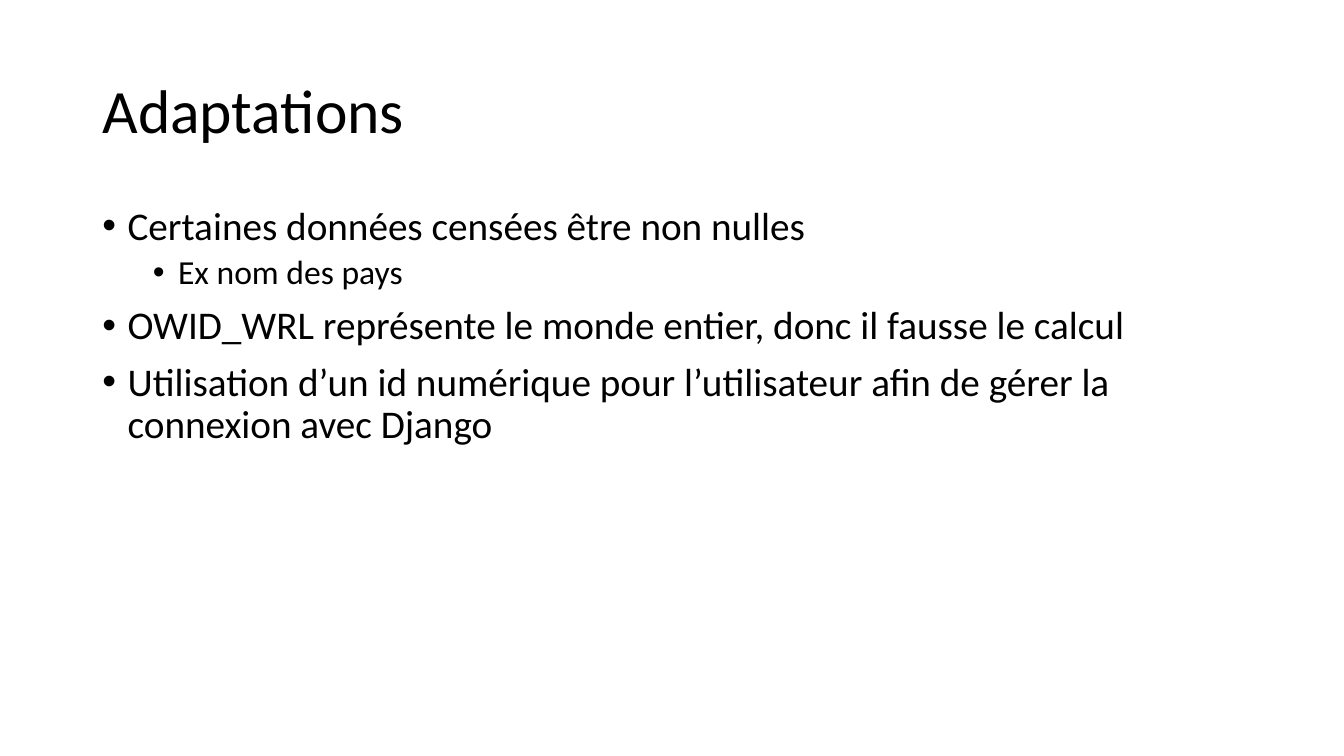
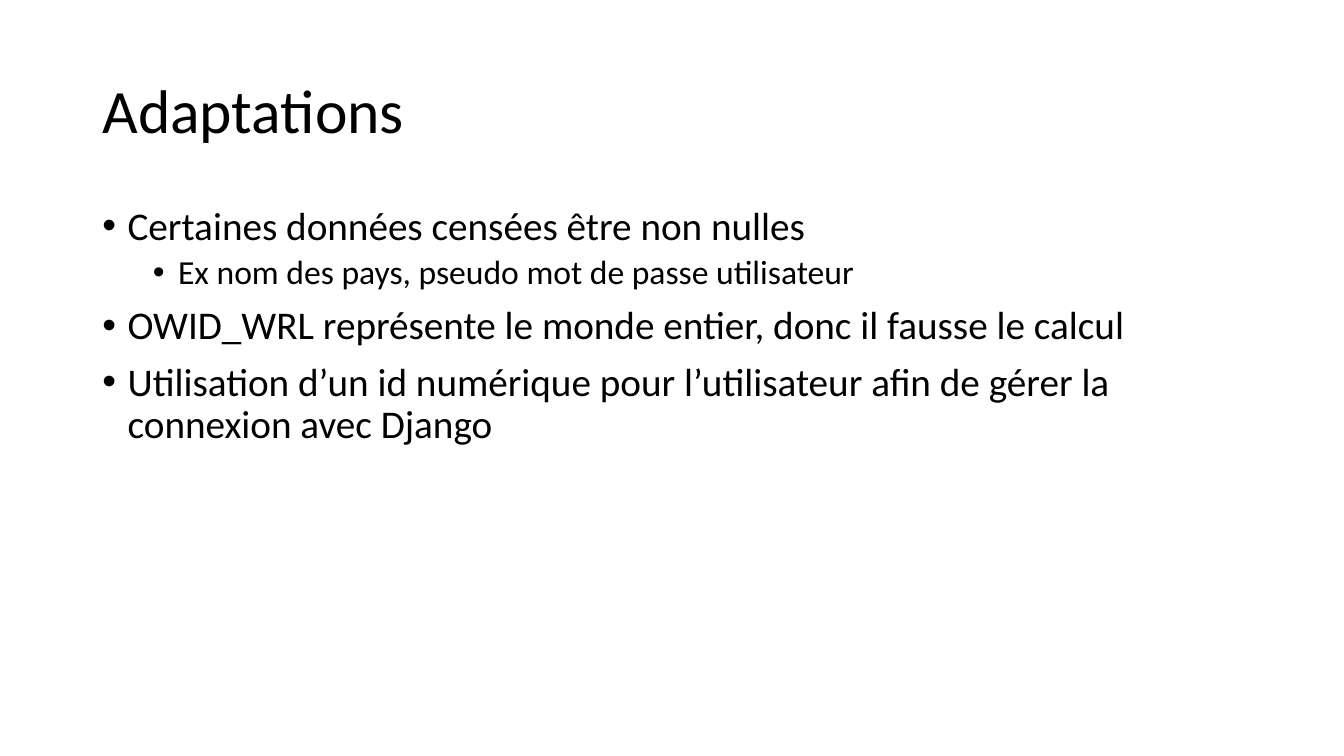
Before and after one commit to LoicULB/BDD_vaccination, a slide deck: slide 17 of Presentation.pptx. Drawn at 1344x756 pixels with LibreOffice and Linux fonts; fonts in the diff are those of the drawing. Boxes give left, top, right and bottom in pixels: in the first picture for what was removed or moved away, otherwise in the second. Text is boxed around its words. In the diff, an @@ line names an element or a change of style, - is before the commit and + after.

```diff
--- a/Presentation.pptx
+++ b/Presentation.pptx
@@ text at bbox=[178, 260, 854, 290]: text changed @@
-  • Ex nom des pays
+  • Ex nom des pays, pseudo mot de passe utilisateur
```
Also in this commit, not shown: 11 other files.
